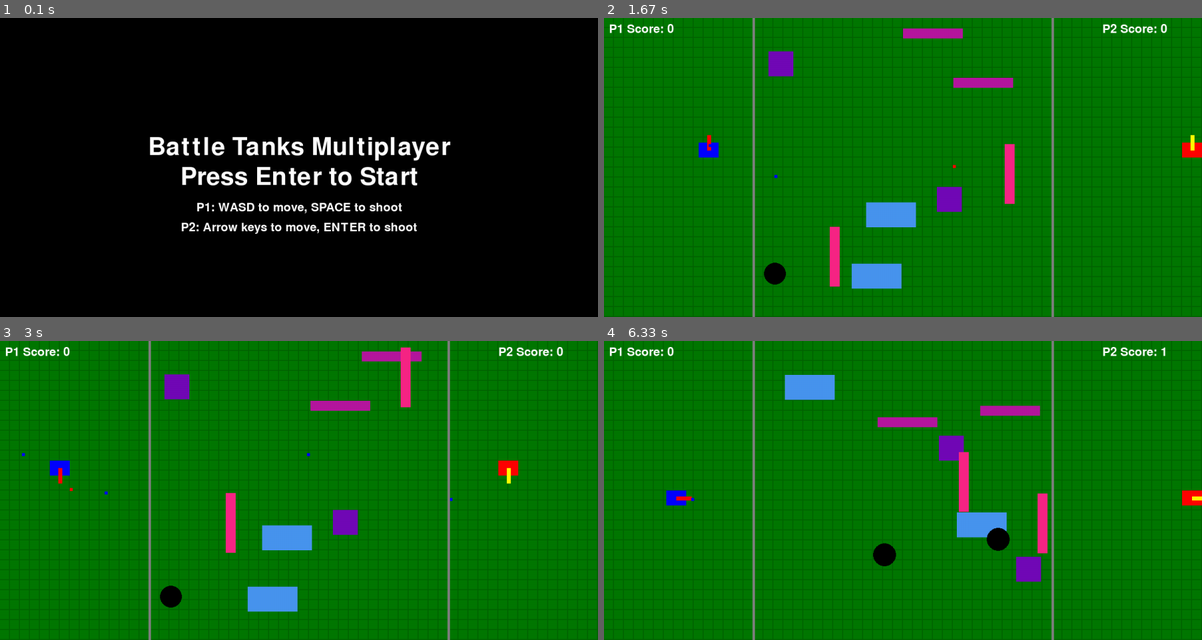
Above: before the commit, frames 1-4 (two rows, left to right).
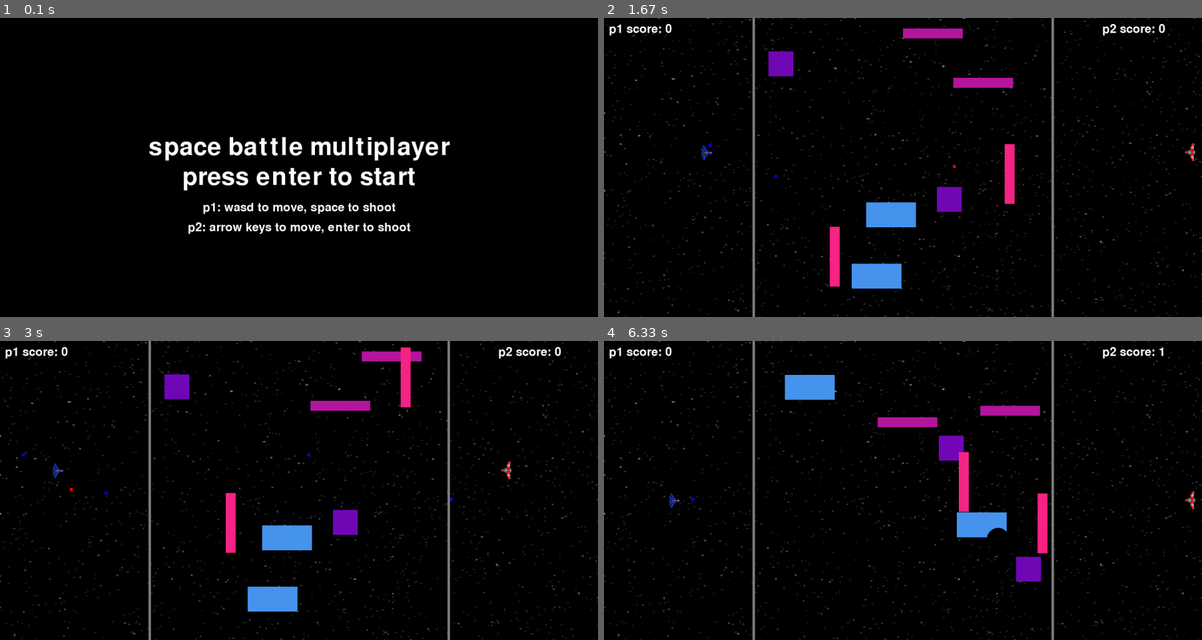
Above: after the commit, the same moments.

Repository: cassiel-st4vr0s/lpc2024
Game: pygame game, started from atividade005/main.py
Two runs of this game, one before a commit and one after it. Both use one fixed random seed, a clock stepped at 60 frames per second and the inputs below.
Inputs:
- Up to frame 1 (0.1 s): no input
- Up to frame 2 (1.67 s): tap Enter at 0.33, 0.67 s; hold Right 1-1.47 s; hold D 1-1.47 s; tap Space at 1.07, 1.37, 1.57 s; hold Up from 1.5 s (still down); hold W from 1.5 s (still down)
- Up to frame 3 (3 s): release Up at 1.8 s; release W at 1.8 s; hold Right 1.83-2.3 s; hold D 1.83-2.3 s; tap Space at 1.9, 2.2, 2.4, 2.7, 2.97 s; hold Left 2.33-2.87 s; hold A 2.33-2.87 s; hold Down from 2.9 s (still down); hold S from 2.9 s (still down)
- Up to frame 4 (6.33 s): release Down at 3.2 s; release S at 3.2 s; hold Right 4.07-4.7 s; hold D 4.07-4.7 s; tap Space at 4.13, 4.43, 4.8, 5.83 s; hold Down 4.73-5.1 s; hold S 4.73-5.1 s; hold Right from 5.77 s (still down); hold D from 5.77 s (still down)

The runs differ from the first frame. In frame 1, 3.5% of the frame differs, in the area x 24-76%, y 39-73%; in frame 2, 96%; in frame 3, 96%, in the area x 0-100%, y 0-100%; in frame 4, 96%.

Commit message:
Added ships png and background

Diff:
--- a/atividade005/main.py
+++ b/atividade005/main.py
@@ -2,11 +2,11 @@
 import sys
 import random
 
-# initialize Pygame
+# initialize pygame and mixer
 pygame.init()
 pygame.mixer.init()
 
-# load audios
+# load audio files
 menu_music = pygame.mixer.Sound("SOUNDTRACKS/Castlevania II Music (NES) - Bloody Tears (Day Theme) - explod2A03.mp3")
 gameplay_music = pygame.mixer.Sound("SOUNDTRACKS/phoenixwright_[cut_89sec].mp3")
 gameplay_music.set_volume(0.4)
@@ -19,16 +19,27 @@
 # screen setup
 SCREEN_WIDTH, SCREEN_HEIGHT = 1200, 600
 screen = pygame.display.set_mode((SCREEN_WIDTH, SCREEN_HEIGHT))
-pygame.display.set_caption("Battle Tanks Multiplayer")
+pygame.display.set_caption("space battle multiplayer")
+
+# load and scale background image
+background_image = pygame.image.load("assets/imagens/spce.png")
+background_image = pygame.transform.scale(background_image, (SCREEN_WIDTH, SCREEN_HEIGHT))
+
+# load and rotate ship images for both players
+ship_image_p1 = pygame.image.load("assets/imagens/yblueship.png")
+ship_image_p2 = pygame.image.load("assets/imagens/yredship.png")
+
+ship_image_p1 = pygame.transform.scale(ship_image_p1, (40, 30))
+ship_image_p2 = pygame.transform.scale(ship_image_p2, (40, 30))
+
+ship_image_p1 = pygame.transform.rotate(ship_image_p1, -90)  # rotate clockwise
+ship_image_p2 = pygame.transform.rotate(ship_image_p2, 90)  # rotate clockwise
 
 # colors
 BLACK = (0, 0, 0)
 WHITE = (255, 255, 255)
 RED = (255, 0, 0)
 BLUE = (0, 0, 255)
-YELLOW = (255, 255, 0)
-GREEN = (0, 255, 0)
-NAVY_BLUE = (21, 52, 72)
 GRAY = (128, 128, 128)
 BROWN = (139, 69, 19)
 LIGHT_BLUE = (72, 149, 239)
@@ -40,35 +51,31 @@
 PLAYER1_INITIAL_POS = (50, SCREEN_HEIGHT // 2)
 PLAYER2_INITIAL_POS = (SCREEN_WIDTH - 100, SCREEN_HEIGHT // 2)
 
-# game objects
+# player setup
 player1 = {
-    "rect": pygame.Rect(PLAYER1_INITIAL_POS[0], PLAYER1_INITIAL_POS[1], 40,
-                        30),
+    "rect": pygame.Rect(PLAYER1_INITIAL_POS[0], PLAYER1_INITIAL_POS[1], 40, 30),
     "color": BLUE,
     "speed": 5,
     "score": 0,
     "last_shot_time": 0,
     "shot_cooldown": 500,
-    "turret_color": NAVY_BLUE,
     "direction": pygame.math.Vector2(1, 0)
 }
 
 player2 = {
-    "rect": pygame.Rect(PLAYER2_INITIAL_POS[0], PLAYER2_INITIAL_POS[1], 40,
-                        30),
+    "rect": pygame.Rect(PLAYER2_INITIAL_POS[0], PLAYER2_INITIAL_POS[1], 40, 30),
     "color": RED,
     "speed": 5,
     "score": 0,
     "last_shot_time": 0,
     "shot_cooldown": 500,
-    "turret_color": YELLOW,
     "direction": pygame.math.Vector2(-1, 0)
 }
 
 projectiles = []
 obstacles = []
 
-# Game state
+# game state
 MAX_SCORE = 5
 
 # obstacle class for dynamic behaviors
@@ -87,12 +94,12 @@
 
         if self.move_direction == "horizontal":
             self.rect.x += self.speed
-            # limit the movement inside the central area
+            # limit movement to central area
             if self.rect.right > central_area_x_max or self.rect.left < central_area_x_min:
                 self.speed = -self.speed
         elif self.move_direction == "vertical":
             self.rect.y += self.speed
-            # limit the moviment on the edges of the screen
+            # limit movement to screen edges
             if self.rect.bottom > SCREEN_HEIGHT or self.rect.top < 0:
                 self.speed = -self.speed
 
@@ -106,68 +113,56 @@
 def generate_obstacles():
     obstacles.clear()
 
-    # define the limits of the central area (area where obstacles can appear)
+    # define the limits of the central area (where obstacles can appear)
     central_area_x_min = SCREEN_WIDTH // 4
     central_area_x_max = 3 * SCREEN_WIDTH // 4
 
-    # generate multiple normal obstacles
-    for _ in range(2):  # numbers of light blue and purple
-        # light Blue (increases speed) - fixed obstacle
+    # generate fixed obstacles (light blue increases speed, purple decreases)
+    for _ in range(2):
         width, height = 100, 50
         x = random.randint(central_area_x_min, central_area_x_max - width)
         y = random.randint(0, SCREEN_HEIGHT - height)
         obstacles.append(Obstacle(pygame.Rect(x, y, width, height), LIGHT_BLUE, effect="increase"))
 
-        # purple (decreases speed) - fixed obstacle
         size = 50
         x = random.randint(central_area_x_min, central_area_x_max - size)
         y = random.randint(0, SCREEN_HEIGHT - size)
         obstacles.append(Obstacle(pygame.Rect(x, y, size, size), PURPLE, effect="decrease"))
 
-    # generate multiple dynamic obstacles (movement)
-    for _ in range(2):  # numbers of light purple and pink
-        # light Purple (moves horizontally)
+    # generate dynamic obstacles (light purple moves horizontally, pink vertically)
+    for _ in range(2):
         width, height = 120, 20
         x = random.randint(central_area_x_min, central_area_x_max - width)
         y = random.randint(0, SCREEN_HEIGHT - height)
         obstacles.append(Obstacle(pygame.Rect(x, y, width, height), LIGHT_PURPLE, move_direction="horizontal", speed=3))
 
-        # pink (moves vertically)
         width, height = 20, 120
         x = random.randint(central_area_x_min, central_area_x_max - width)
         y = random.randint(0, SCREEN_HEIGHT - height)
         obstacles.append(Obstacle(pygame.Rect(x, y, width, height), PINK, move_direction="vertical", speed=3))
 
-    # generate 1 or 2 black holes
+    # generate black holes (circular obstacles)
     for _ in range(random.randint(1, 2)):
-        size = random.randint(40, 60)  # size of the circle
+        size = random.randint(40, 60)
         x = random.randint(central_area_x_min, central_area_x_max - size)
         y = random.randint(0, SCREEN_HEIGHT - size)
-        obstacles.append(Obstacle(pygame.Rect(x, y, size, size), BLACK, is_circle=True))  # Buraco negro é circular
-
-
-# modified draw function to include dynamic obstacles and black holes
+        obstacles.append(Obstacle(pygame.Rect(x, y, size, size), BLACK, is_circle=True))
+
+
+# draw game elements, including dynamic obstacles
 def draw():
-    screen.fill(BLACK)
-
-    # draw grass texture
-    for y in range(0, SCREEN_HEIGHT, 20):
-        for x in range(0, SCREEN_WIDTH, 20):
-            pygame.draw.rect(screen, (0, 100, 0), (x, y, 20, 20))
-            pygame.draw.rect(screen, (0, 120, 0), (x, y, 18, 18))
+    screen.blit(background_image, (0, 0))
 
     # draw obstacles
     for obstacle in obstacles:
         if obstacle.is_circle:
-            # draw black hole as circle
             pygame.draw.circle(screen, obstacle.color, obstacle.rect.center, obstacle.rect.width // 2)
         else:
-            # draw the other obstacles as rectangles
             pygame.draw.rect(screen, obstacle.color, obstacle.rect)
 
-    # draw tanks
-    draw_tank(screen, player1)
-    draw_tank(screen, player2)
+    # draw player ships
+    draw_ship(screen, player1, ship_image_p1)
+    draw_ship(screen, player2, ship_image_p2)
 
     # draw projectiles
     for proj in projectiles:
@@ -175,45 +170,39 @@
 
     # display scores
     font = pygame.font.Font(None, 36)
-    score_text1 = font.render(f"P1 Score: {player1['score']}", True, WHITE)
-    score_text2 = font.render(f"P2 Score: {player2['score']}", True, WHITE)
+    score_text1 = font.render(f"p1 score: {player1['score']}", True, WHITE)
+    score_text2 = font.render(f"p2 score: {player2['score']}", True, WHITE)
     screen.blit(score_text1, (10, 10))
     screen.blit(score_text2, (SCREEN_WIDTH - 200, 10))
 
     draw_boundaries()
 
 
-def draw_tank(surface, tank):
-    pygame.draw.rect(surface, tank["color"], tank["rect"])
-    turret_length = 30
-    turret_width = 8
-    turret_origin = tank["rect"].center
-    turret_end = (
-        turret_origin[0] + turret_length * tank["direction"].x,
-        turret_origin[1] + turret_length * tank["direction"].y
-    )
-    pygame.draw.line(surface, tank["turret_color"], turret_origin, turret_end, turret_width)
-
-
+# draw individual ships
+def draw_ship(surface, tank, tank_image):
+    surface.blit(tank_image, tank["rect"].topleft)
+
+# draw screen boundaries
 def draw_boundaries():
     pygame.draw.line(screen, GRAY, (SCREEN_WIDTH // 4, 0), (SCREEN_WIDTH // 4, SCREEN_HEIGHT), 5)
     pygame.draw.line(screen, GRAY, (3 * SCREEN_WIDTH // 4, 0), (3 * SCREEN_WIDTH // 4, SCREEN_HEIGHT), 5)
 
 
+# create projectiles
 def create_projectile(x, y, direction, speed, color):
     return {
         "rect": pygame.Rect(x, y, 6, 6),
         "direction": direction,
         "speed": speed,
         "color": color,
-        "creation_time": pygame.time.get_ticks()  # Add creation time
+        "creation_time": pygame.time.get_ticks()
     }
 
+# update projectiles, handling collisions with obstacles and boundaries
 def update_projectiles():
     current_time = pygame.time.get_ticks()
     for proj in projectiles[:]:
-        # Check if the projectile has exceeded its lifetime (8 seconds)
-        if current_time - proj["creation_time"] > 8000:  # 8000 milliseconds = 8 seconds
+        if current_time - proj["creation_time"] > 8000:  # lifetime of 8 seconds
             projectiles.remove(proj)
             continue
 
@@ -221,17 +210,17 @@
         proj["rect"].x += proj["direction"].x * proj["speed"]
         proj["rect"].y += proj["direction"].y * proj["speed"]
 
-        # Check for collisions with map edges
+        # check for collisions with map edges
         if proj["rect"].left <= 0 or proj["rect"].right >= SCREEN_WIDTH:
             proj["direction"].x *= -1
-            proj["rect"].x = old_pos.x  # Revert x position
+            proj["rect"].x = old_pos.x
             bounce_sound_effect.play()
         if proj["rect"].top <= 0 or proj["rect"].bottom >= SCREEN_HEIGHT:
             proj["direction"].y *= -1
-            proj["rect"].y = old_pos.y  # Revert y position
+            proj["rect"].y = old_pos.y
             bounce_sound_effect.play()
 
-        # Check for collisions with obstacles
+        # check for collisions with obstacles
         for obstacle in obstacles:
             if proj["rect"].colliderect(obstacle.rect):
                 if obstacle.is_circle and obstacle.color == BLACK:
@@ -240,7 +229,7 @@
 
                 obstacle.apply_effect(proj)
 
-                # Determine collision side and adjust position
+                # determine collision side and adjust position
                 dx = proj["rect"].centerx - obstacle.rect.centerx
                 dy = proj["rect"].centery - obstacle.rect.centery
 
@@ -259,16 +248,16 @@
 
                 bounce_sound_effect.play()
                 break
-  # exit loop after ricochet
-
-
+
+
+# display the game over screen
 def show_game_over_screen(message):
     screen.fill(BLACK)
     game_over_sound.play()
     font = pygame.font.Font(None, 74)
     game_over_text = font.render(message, True, WHITE)
     text_rect = game_over_text.get_rect(center=(SCREEN_WIDTH // 2, SCREEN_HEIGHT // 2 - 20))
-    instructions_text = font.render("Press R to Restart or Q to Quit", True, WHITE)
+    instructions_text = font.render("press r to restart or q to quit", True, WHITE)
     instructions_rect = instructions_text.get_rect(center=(SCREEN_WIDTH // 2, SCREEN_HEIGHT // 2 + 40))
 
     screen.blit(game_over_text, text_rect)
@@ -277,6 +266,7 @@
     pygame.display.flip()
 
 
+# reset game state
 def reset_game():
     global player1, player2, projectiles
     gameplay_music.play()
@@ -289,19 +279,20 @@
     projectiles.clear()
 
 
+# start screen display
 def show_start_screen():
     screen.fill(BLACK)
     menu_music.play()
 
     font = pygame.font.Font(None, 74)
-    title_text = font.render("Battle Tanks Multiplayer", True, WHITE)
+    title_text = font.render("space battle multiplayer", True, WHITE)
     title_rect = title_text.get_rect(center=(SCREEN_WIDTH // 2, SCREEN_HEIGHT // 2 - 40))
 
-    instructions_text = font.render("Press Enter to Start", True, WHITE)
+    instructions_text = font.render("press enter to start", True, WHITE)
     instructions_rect = instructions_text.get_rect(center=(SCREEN_WIDTH // 2, SCREEN_HEIGHT // 2 + 20))
 
-    controls_text1 = pygame.font.Font(None, 36).render("P1: WASD to move, SPACE to shoot", True, WHITE)
-    controls_text2 = pygame.font.Font(None, 36).render("P2: Arrow keys to move, ENTER to shoot", True, WHITE)
+    controls_text1 = pygame.font.Font(None, 36).render("p1: wasd to move, space to shoot", True, WHITE)
+    controls_text2 = pygame.font.Font(None, 36).render("p2: arrow keys to move, enter to shoot", True, WHITE)
     controls_rect1 = controls_text1.get_rect(center=(SCREEN_WIDTH // 2, SCREEN_HEIGHT // 2 + 80))
     controls_rect2 = controls_text2.get_rect(center=(SCREEN_WIDTH // 2, SCREEN_HEIGHT // 2 + 120))
 
@@ -325,7 +316,7 @@
                     gameplay_music.play(-1)
 
 
-# modified check_collisions function to include obstacles
+# handle collisions in the game
 def check_collisions():
     for proj in projectiles[:]:
         if player1["rect"].colliderect(proj["rect"]) and proj["color"] != player1["color"]:
@@ -336,7 +327,7 @@
             generate_obstacles()
             countdown()
             if player2["score"] >= MAX_SCORE:
-                return "Player 2 Wins!"
+                return "player 2 wins!"
         elif player2["rect"].colliderect(proj["rect"]) and proj["color"] != player2["color"]:
             player1["score"] += 1
             projectiles.remove(proj)
@@ -345,10 +336,12 @@
             generate_obstacles()
             countdown()
             if player1["score"] >= MAX_SCORE:
-                return "Player 1 Wins!"
+                return "player 1 wins!"
 
     return None
 
+
+# move player and handle obstacle collisions
 def move_player(player, keys, up, down, left, right):
     new_rect = player["rect"].copy()
     new_direction = pygame.math.Vector2(0, 0)
@@ -366,13 +359,13 @@
         new_rect.y += player["speed"]
         new_direction.y = 1
 
-    # Limit movement to the nearest line
+    # limit movement to the nearest line
     if player == player1:
         new_rect.x = min(new_rect.x, SCREEN_WIDTH // 4 - player["rect"].width)
     elif player == player2:
         new_rect.x = max(new_rect.x, 3 * SCREEN_WIDTH // 4)
 
-    # Check collision with obstacles
+    # check collision with obstacles
     collision = False
     for obstacle in obstacles:
         if new_rect.colliderect(obstacle.rect):
@@ -385,20 +378,20 @@
     if new_direction.length() > 0:
         player["direction"] = new_direction.normalize()
 
-# new function for countdown
+
+# countdown timer for game reset
 def countdown():
     font = pygame.font.Font(None, 74)
     for i in range(3, 0, -1):
         screen.fill(BLACK)
         count_text = font.render(str(i), True, WHITE)
-        text_rect = count_text.get_rect(
-            center=(SCREEN_WIDTH // 2, SCREEN_HEIGHT // 2))
+        text_rect = count_text.get_rect(center=(SCREEN_WIDTH // 2, SCREEN_HEIGHT // 2))
         screen.blit(count_text, text_rect)
         pygame.display.flip()
         pygame.time.wait(1000)
 
 
-# modified respawn function to respawn both players
+# respawn both players
 def respawn_players():
     player1["rect"].topleft = PLAYER1_INITIAL_POS
     player2["rect"].topleft = PLAYER2_INITIAL_POS
@@ -407,45 +400,7 @@
     projectiles.clear()
 
 
-# modified move_player function to include obstacle collision
-def move_player(player, keys, up, down, left, right):
-    new_rect = player["rect"].copy()
-    new_direction = pygame.math.Vector2(0, 0)
-
-    if keys[left]:
-        new_rect.x -= player["speed"]
-        new_direction.x = -1
-    if keys[right]:
-        new_rect.x += player["speed"]
-        new_direction.x = 1
-    if keys[up]:
-        new_rect.y -= player["speed"]
-        new_direction.y = -1
-    if keys[down]:
-        new_rect.y += player["speed"]
-        new_direction.y = 1
-
-    # limit movement to the nearest line
-    if player == player1:
-        new_rect.x = min(new_rect.x, SCREEN_WIDTH // 4 - player["rect"].width)
-    elif player == player2:
-        new_rect.x = max(new_rect.x, 3 * SCREEN_WIDTH // 4)
-
-    new_rect.clamp_ip(pygame.Rect(0, 0, SCREEN_WIDTH, SCREEN_HEIGHT))
-
-    # check collision with obstacles
-    for obstacle in obstacles:
-        if new_rect.colliderect(obstacle):
-            new_rect = player["rect"].copy()
-            break
-
-    player["rect"] = new_rect
-
-    if new_direction.length() > 0:
-        player["direction"] = new_direction.normalize()
-
-
-# main game loop (with minor modifications)
+# main game loop
 def main_game_loop():
     clock = pygame.time.Clock()
     generate_obstacles()
@@ -461,24 +416,17 @@
                     if current_time - player1["last_shot_time"] >= player1["shot_cooldown"]:
                         projectiles.append(create_projectile(player1["rect"].centerx, player1["rect"].centery, player1["direction"], 7, BLUE))
                         player1["last_shot_time"] = current_time
-                        player1["turret_color"] = RED
                 elif event.key == pygame.K_RETURN:
                     if current_time - player2["last_shot_time"] >= player2["shot_cooldown"]:
                         projectiles.append(create_projectile(player2["rect"].centerx, player2["rect"].centery, player2["direction"], 7, RED))
                         player2["last_shot_time"] = current_time
-                        player2["turret_color"] = YELLOW
-
-        if current_time - player1["last_shot_time"] >= player1["shot_cooldown"]:
-            player1["turret_color"] = NAVY_BLUE
-        if current_time - player2["last_shot_time"] >= player2["shot_cooldown"]:
-            player2["turret_color"] = YELLOW
 
         keys = pygame.key.get_pressed()
         move_player(player1, keys, pygame.K_w, pygame.K_s, pygame.K_a, pygame.K_d)
         move_player(player2, keys, pygame.K_UP, pygame.K_DOWN, pygame.K_LEFT, pygame.K_RIGHT)
         update_projectiles()
 
-        # Move dynamic obstacles
+        # move dynamic obstacles
         for obstacle in obstacles:
             obstacle.move()
 
@@ -506,6 +454,7 @@
 
         clock.tick(60)
 
-# Run the game
+
+# start the game
 show_start_screen()
 main_game_loop()
Binary file removed: atividade005/assets/imagens/imagemjogo.jpg
Binary file added: atividade005/assets/imagens/spce.png
Binary file added: atividade005/assets/imagens/yblueship.png
Binary file added: atividade005/assets/imagens/yredship.png
Not shown, added: .gitignore
Not shown, added: atividade005/spacegame.html
